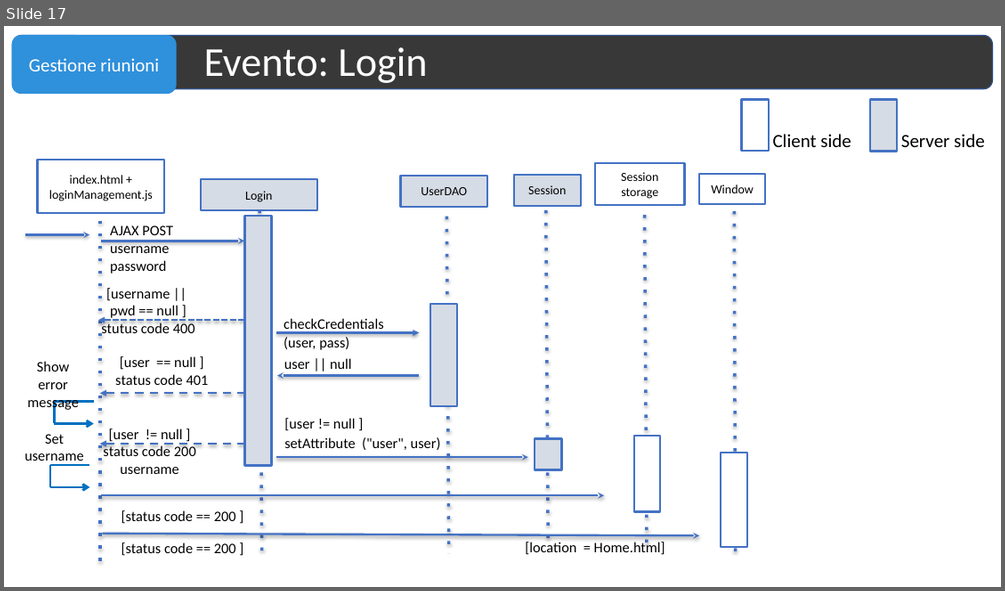
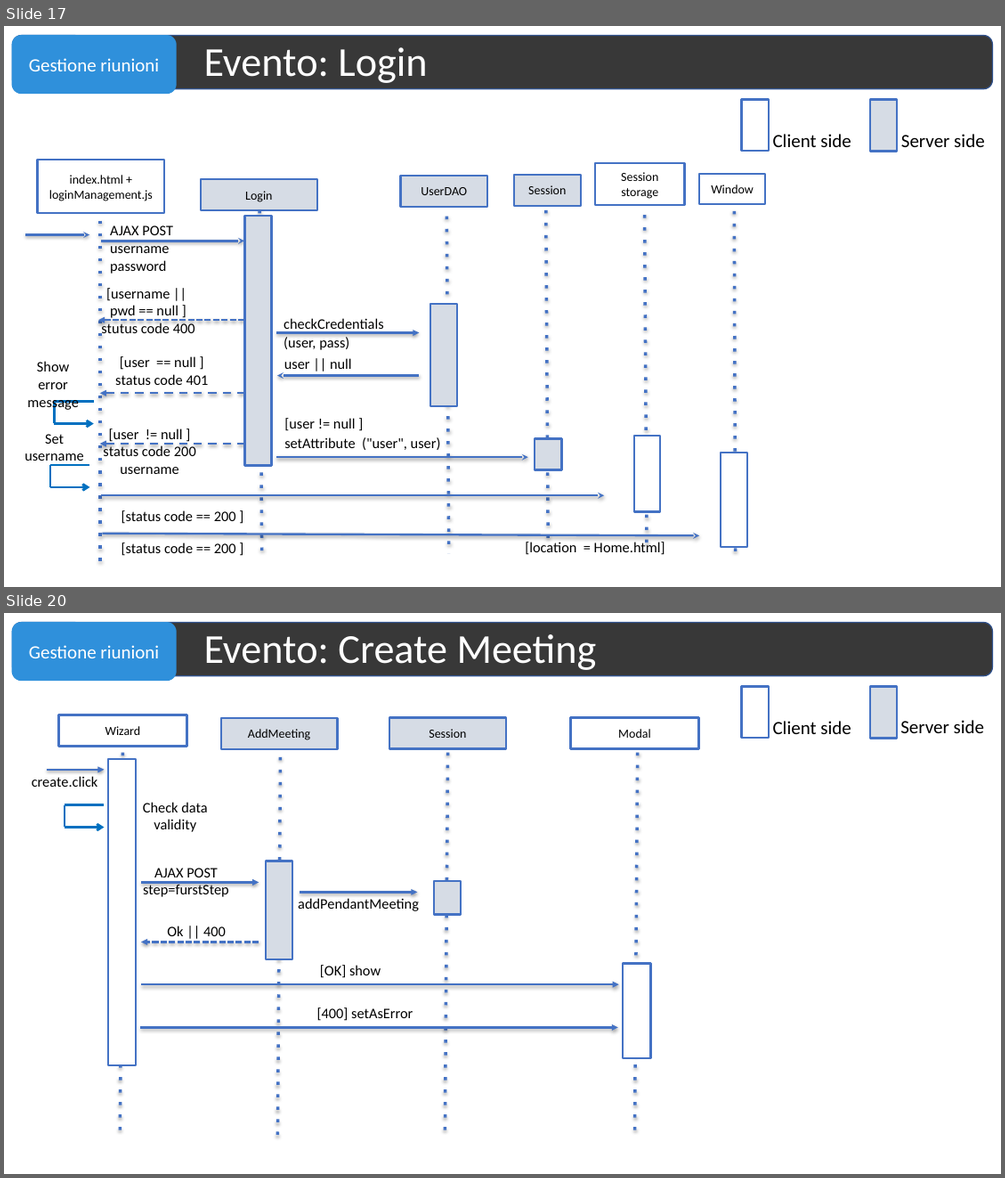
Before and after one commit to matteovisotto/EsameTIW-JS, a slide deck: Documentazione.pptx. Shown one above the other, each under a label of ours: slide 17 before the commit, slides 17 and 20 after it; the slides between them are not shown. The pictures are 1005x591 and 1005x1178 pixels, drawn with LibreOffice and Linux fonts; fonts in the diff are those of the drawing. Boxes give left, top, right and bottom in pixels: in the first picture for what was removed or moved away, otherwise in the second. Text is boxed around its words. In the diff, an @@ line names an element or a change of style, - is before the commit and + after.

```diff
--- a/Documentazione.pptx
+++ b/Documentazione.pptx
@@ slide 20 added at <box>4,613,1001,1174</box>, background #FFFFFF; not listed: 2 template elements that a slide beside it also shows @@
@@ title added at <box>204,634,597,670</box>, 39.6 pt, text #FFFFFF @@
+Evento: Create Meeting
@@ rectangle added at <box>741,686,769,738</box>, fill #FFFFFF, outline #4472C4 2 pt @@
@@ rectangle added at <box>870,686,897,738</box>, fill #D6DCE5, outline #4472C4 2 pt @@
@@ rectangle added at <box>58,714,187,747</box>, fill #FFFFFF, outline #4472C4 2 pt, 12 pt, text #000000 @@
+Wizard
@@ rectangle added at <box>221,718,338,749</box>, fill #D6DCE5, outline #4472C4 2 pt, 12 pt, text #000000 @@
+AddMeeting
@@ rectangle added at <box>390,718,507,749</box>, fill #D6DCE5, outline #4472C4 2 pt, 12 pt, text #000000 @@
+Session
@@ rectangle added at <box>571,718,699,749</box>, fill #FFFFFF, outline #4472C4 2 pt, 12 pt, text #000000 @@
+Modal
@@ text added at <box>773,721,850,734</box>, 18 pt, text #000000 @@
+Client side
@@ text added at <box>900,720,984,733</box>, 18 pt, text #000000 @@
+Server side
@@ arrow added from (47, 770) to (105, 770), #4472C4 2 pt @@
@@ rectangle added at <box>108,759,136,1065</box>, fill #FFFFFF, outline #4472C4 2 pt @@
@@ line added from (123, 752) to (120, 1131), #4472C4 3 pt dashed @@
@@ line added from (281, 757) to (278, 1136), #4472C4 3 pt dashed @@
@@ line added from (448, 752) to (445, 1131), #4472C4 3 pt dashed @@
@@ line added from (638, 752) to (635, 1131), #4472C4 3 pt dashed @@
@@ text added at <box>32,776,98,787</box>, 14 pt, text #000000 @@
+create.click
@@ line added from (105, 805) to (65, 805), #0070C0 2.25 pt @@
@@ line added from (65, 805) to (65, 827), #0070C0 2.25 pt @@
@@ text added at <box>143,802,207,832</box>, 14 pt, text #000000 @@
+Check data validity
@@ arrow added from (65, 827) to (105, 827), #0070C0 2.25 pt @@
@@ text added at <box>143,868,229,897</box>, 14 pt, text #000000 @@
+AJAX POST
+step=furstStep
@@ rectangle added at <box>266,861,292,959</box>, fill #D6DCE5, outline #4472C4 2 pt @@
@@ arrow added from (141, 882) to (259, 882), #4472C4 2 pt @@
@@ text added at <box>298,898,419,911</box>, 14 pt, text #000000 @@
+addPendantMeeting
@@ arrow added from (299, 892) to (418, 892), #4472C4 2 pt @@
@@ rectangle added at <box>434,882,461,915</box>, fill #D6DCE5, outline #4472C4 2 pt @@
@@ text added at <box>167,925,226,936</box>, 14 pt, text #000000 @@
+Ok || 400
@@ arrow added from (259, 942) to (141, 942), #4472C4 2 pt dashed @@
@@ arrow added from (141, 985) to (619, 985), #4472C4 2 pt @@
@@ text added at <box>320,965,380,978</box>, 14 pt, text #000000 @@
+[OK] show
@@ rectangle added at <box>623,963,651,1058</box>, fill #FFFFFF, outline #4472C4 2 pt @@
@@ text added at <box>317,1007,413,1021</box>, 14 pt, text #000000 @@
+[400] setAsError
@@ arrow added from (140, 1027) to (618, 1027), #4472C4 2 pt @@
```
Also in this commit, not shown: 1 slide changed, 4 other slides added, 1 other file.
